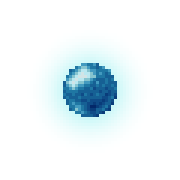
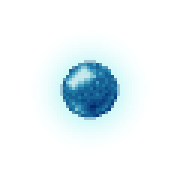
Layered file, before and after one edit (180x180). Changes by layer:
painted on "Pasted Layer" over left=60, top=60, right=120, bottom=120
